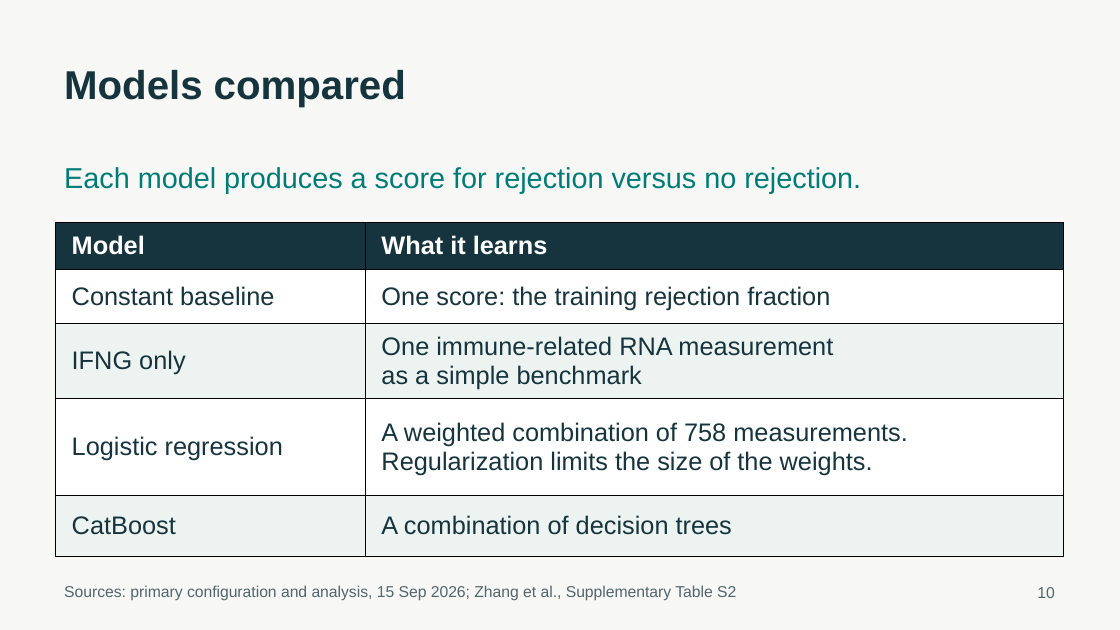
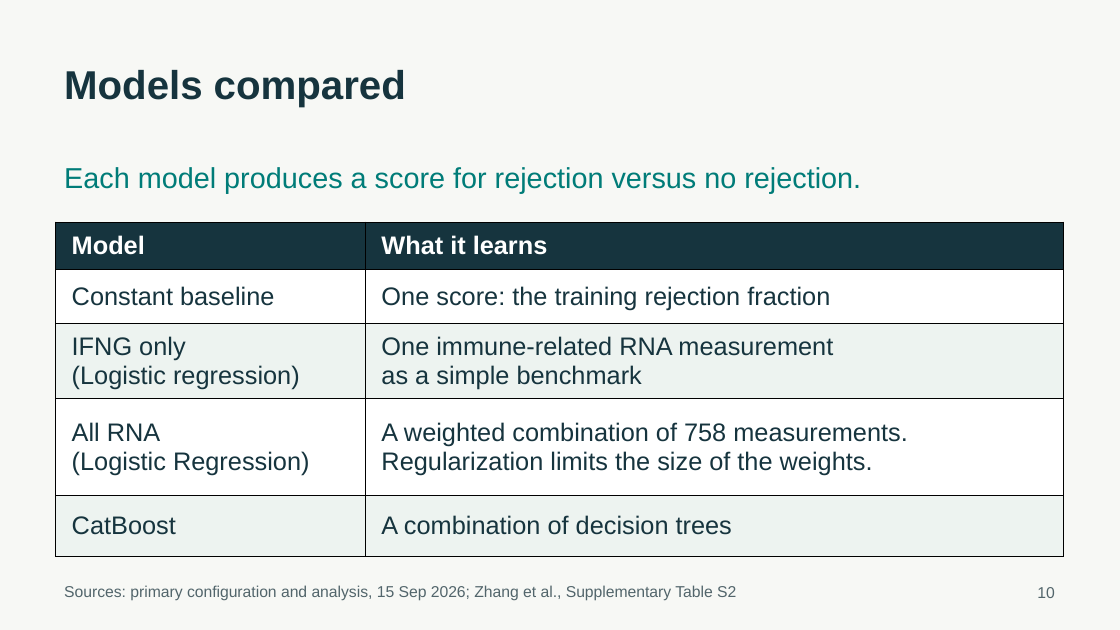
Before and after one commit to ca34525/Kidney-Biopsy-Rejection-Classifier, a slide deck: slide 10 of presentation/unos_kidney_biopsy.pptx. Drawn at 1120x630 pixels with LibreOffice and Linux fonts; fonts in the diff are those of the drawing. Boxes give left, top, right and bottom in pixels: in the first picture for what was removed or moved away, otherwise in the second. Text is boxed around its words. In the diff, an @@ line names an element or a change of style, - is before the commit and + after.

```diff
--- a/presentation/unos_kidney_biopsy.pptx
+++ b/presentation/unos_kidney_biopsy.pptx
@@ table at [56, 223, 1065, 549] @@
-row 3, column 1: IFNG only
+row 3, column 1: IFNG only / (Logistic regression)
-row 4, column 1: Logistic regression
+row 4, column 1: All RNA / (Logistic Regression)
```
Also in this commit, not shown: 17 other slides changed, 2 slides added, 1 slide removed, 32 other files.
